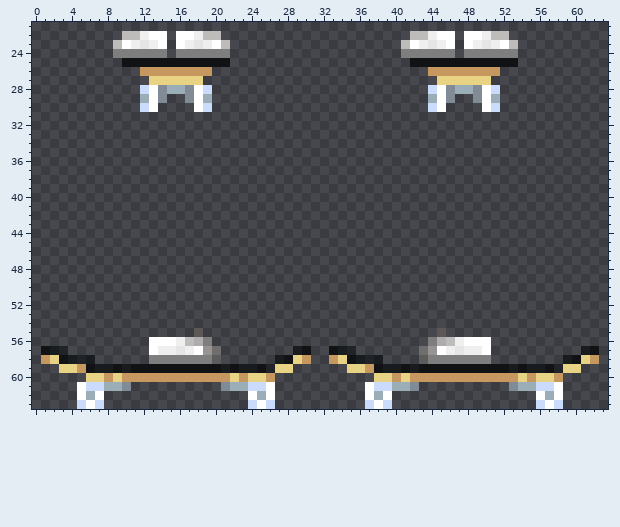
Pixel-art sprite -- Resources/Textures/_Impstation/Clothing/Shoes/Specific/skateboard.rsi/equipped-FEET.png. The picture above is the old version.
The file is 64x64 pixels. Colours within 5 levels of each other are drawn and written as one. Shown: x 0..63, y 21..63.
Now the later version:
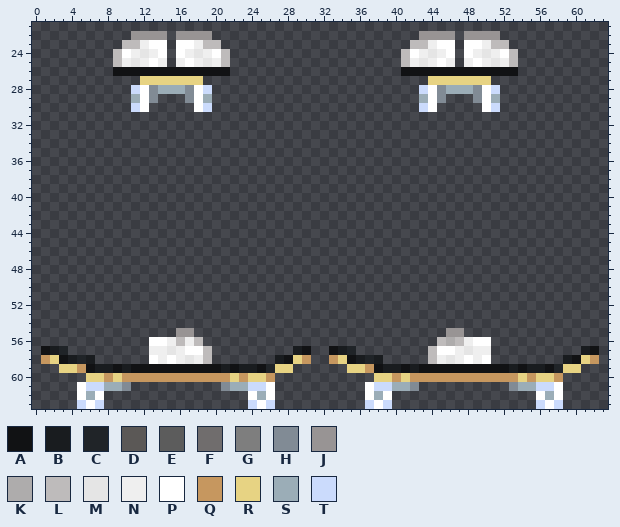
Palette (. is transparent): A #111214  B #191c1f  C #202428  D #5b5856  E #5c5c5c  F #706d6d  G #7e7e7e  H #818b95  J #989494  K #aeacac  L #bebbbb  M #e5e5e5  N #efefef  P #ffffff  Q #c6975f  R #e7d383  S #9badb7  T #cbdbfc
From old to new:
y 22: x 10..14 LLNPP -> .JJJJ; x 16..20 PPNLL -> JJJJ.; x 42..46 LLNPP -> .JJJJ; x 48..52 PPNLL -> JJJJ.
y 23: x 9..13 LPNMN -> .LLNP; x 17..21 NMNPL -> PNLL.; x 41..45 LPNMN -> .LLNP; x 49..53 NMNPL -> PNLL.
y 24: x 9..14 GGGGGG -> LPNMNP; x 16..21 GGGGGG -> PNMNPL; x 41..46 GGGGGG -> LPNMNP; x 48..53 GGGGGG -> PNMNPL
y 25: x 9..21 .AAAAAAAAAAAA -> LNMNPN.NPNMNL; x 41..53 .AAAAAAAAAAAA -> LNMNPN.NPNMNL
y 26: x 9..21 ...QQQQQQQQ.. -> AAAAAAAAAAAAA; x 41..53 ...QQQQQQQQ.. -> AAAAAAAAAAAAA
y 27: x 12 . -> R; x 44 . -> R
y 28: x 11..14 .TPH -> TPHS; x 43..46 .TPH -> TPHS
y 29: x 11..14 .SPH -> SPH.; x 43..46 .SPH -> SPH.
y 30: x 11..13 .TP -> TP.; x 43..45 .TP -> TP.
y 55: x 16..18 ..D -> JJ.; x 45..47 D.. -> .JJ
y 56: x 15..19 PNLKG -> NLNL.; x 44..48 GKLNP -> .LKLN
y 57: x 13 P -> N; x 15..17 NMN -> MNP; x 19..20 JF -> L.; x 43..44 FJ -> .L; x 46..48 NMN -> PNM; x 50 P -> N
y 58: x 13..20 GGGGGGGE -> PNPNMNL.; x 43..50 EGGGGGGG -> .LNMNPNP
